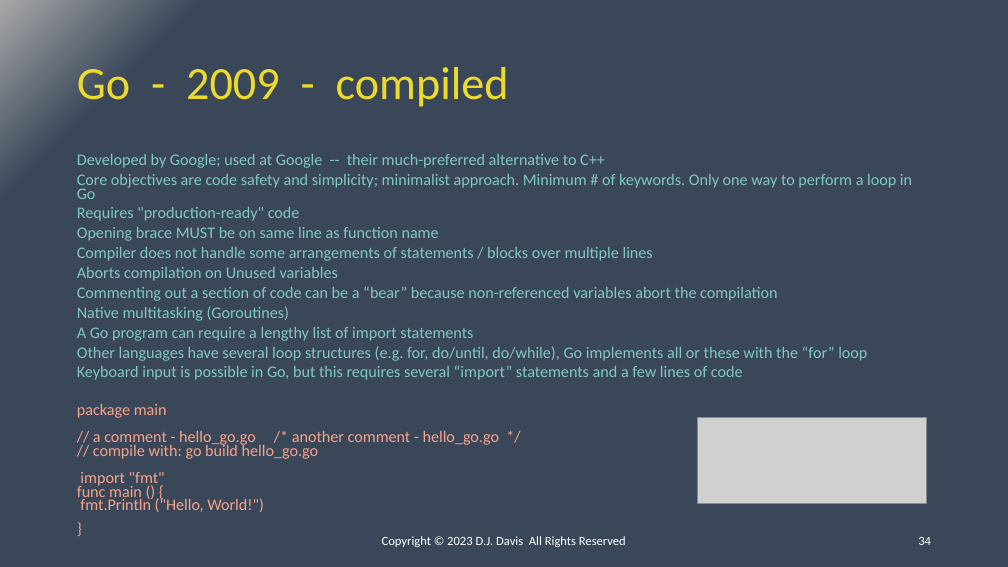
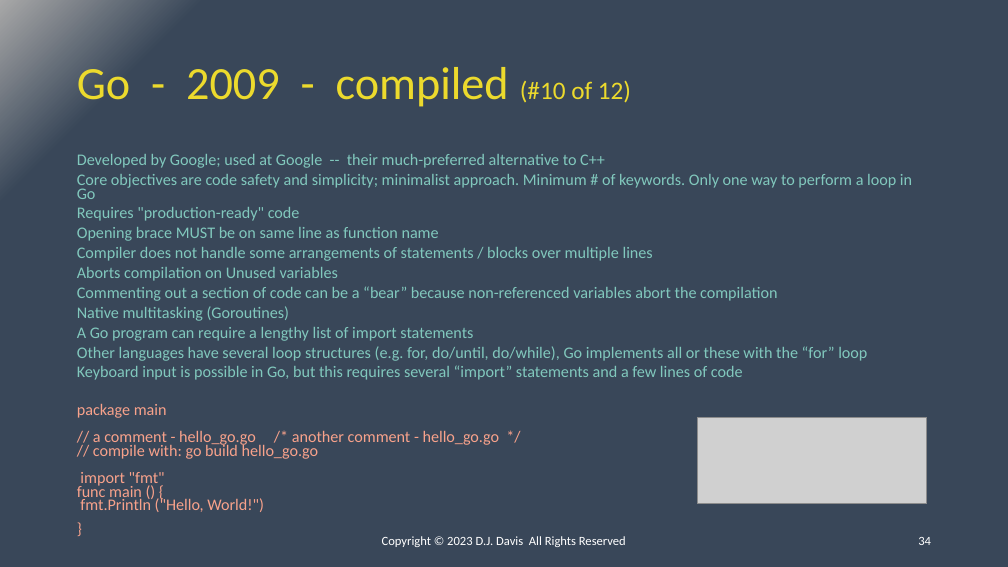
Before and after one commit to ipv3/DC31-BIC, a slide deck: slide 34 of Presentation.pptx. Drawn at 1008x567 pixels with LibreOffice and Linux fonts; fonts in the diff are those of the drawing; grey boxes stand for pictures. Boxes give left, top, right and bottom in pixels: in the first picture for what was removed or moved away, otherwise in the second. Text is boxed around its words. In the diff, an @@ line names an element or a change of style, - is before the commit and + after.

```diff
--- a/Presentation.pptx
+++ b/Presentation.pptx
@@ title at [77,67,631,107]: text changed @@
-Go - 2009 - compiled
+Go - 2009 - compiled (#10 of 12)
```
Also in this commit, not shown: 11 other slides changed, 1 other file.
